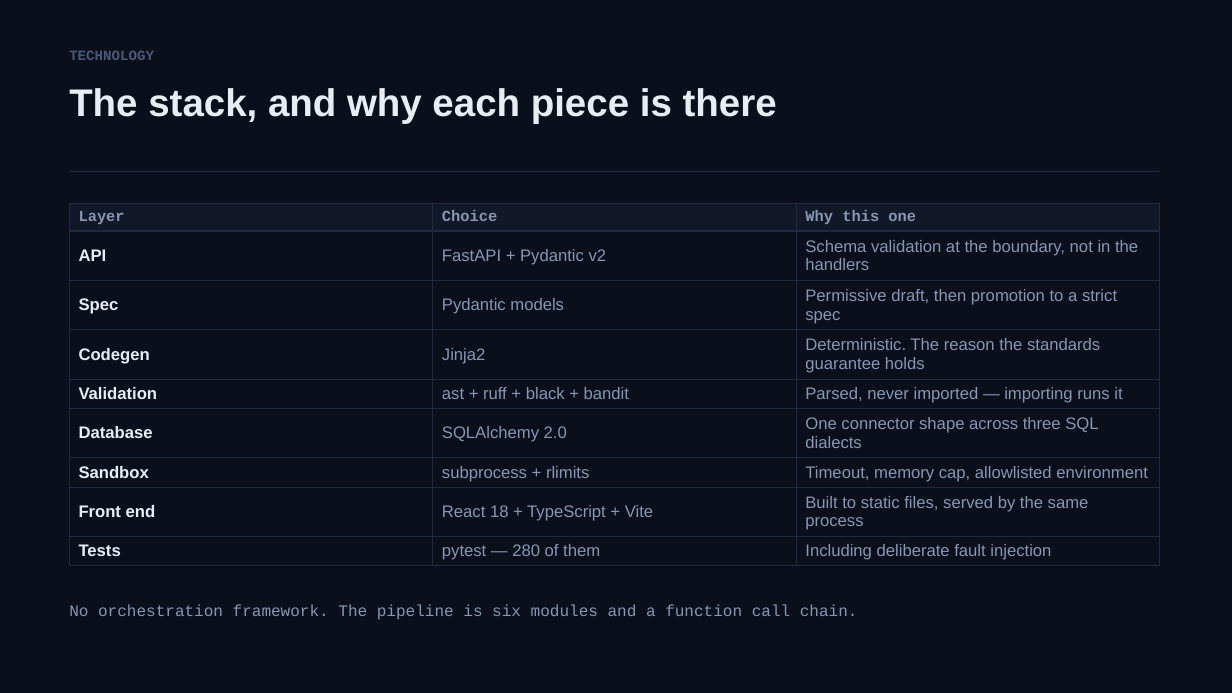
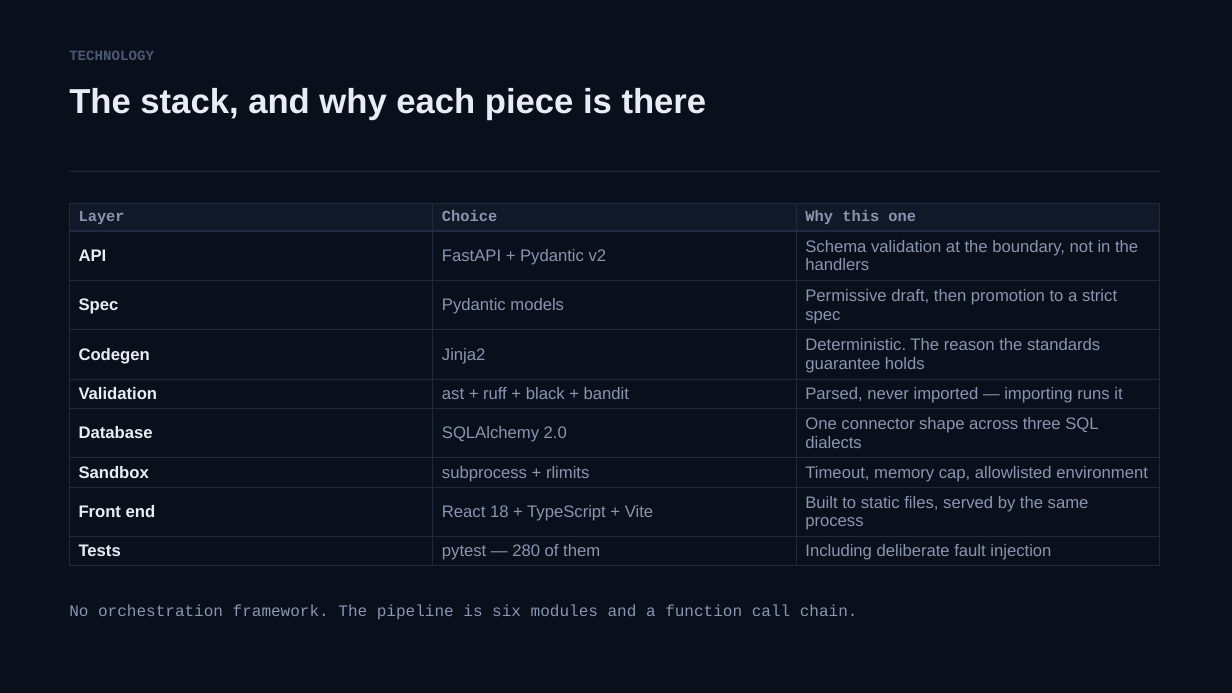
Before and after one commit to SKRejaulKarim04/data-source-onboarding-agent, a slide deck: slide 5 of docs/Data-Source-Onboarding-Agent.pptx (slide 14 before the commit). Drawn at 1232x693 pixels with LibreOffice and Linux fonts; fonts in the diff are those of the drawing. Boxes give left, top, right and bottom in pixels: in the first picture for what was removed or moved away, otherwise in the second. Text is boxed around its words. In the diff, an @@ line names an element or a change of style, - is before the commit and + after.

```diff
--- a/docs/Data-Source-Onboarding-Agent.pptx
+++ b/docs/Data-Source-Onboarding-Agent.pptx
@@ text "The stack, and why each ..." at <box>69,88,707,120</box>: size 30 to 27 pt @@
```
Also in this commit, not shown: 5 other slides changed, 10 slides removed, 2 other files.
